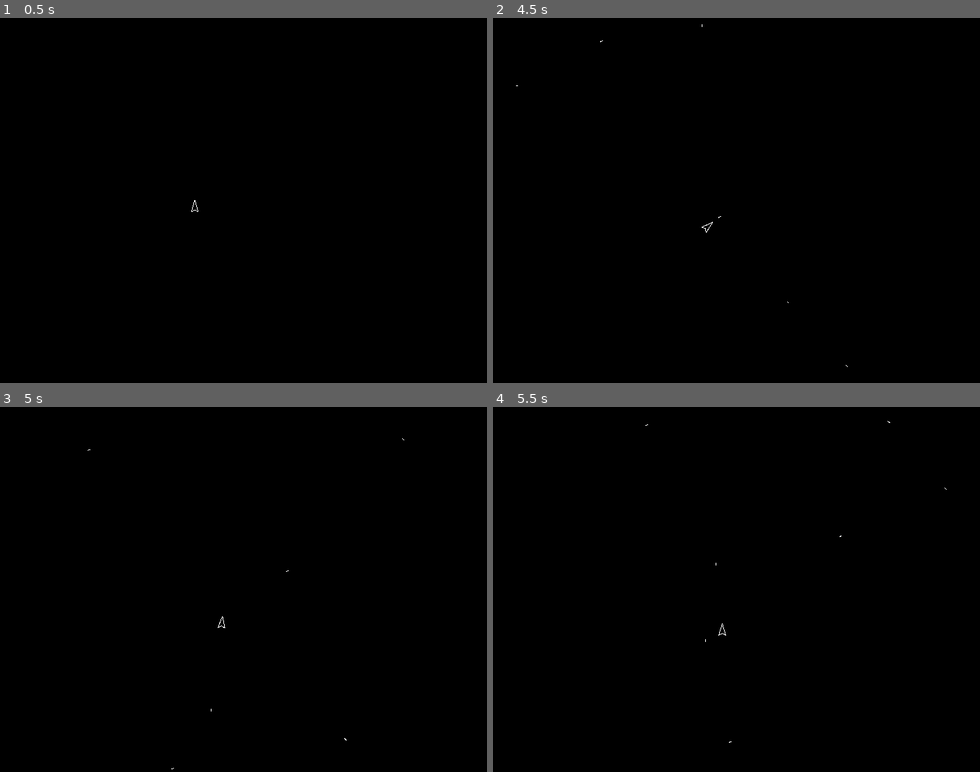
Above: before the commit, frames 1-4 (two rows, left to right).
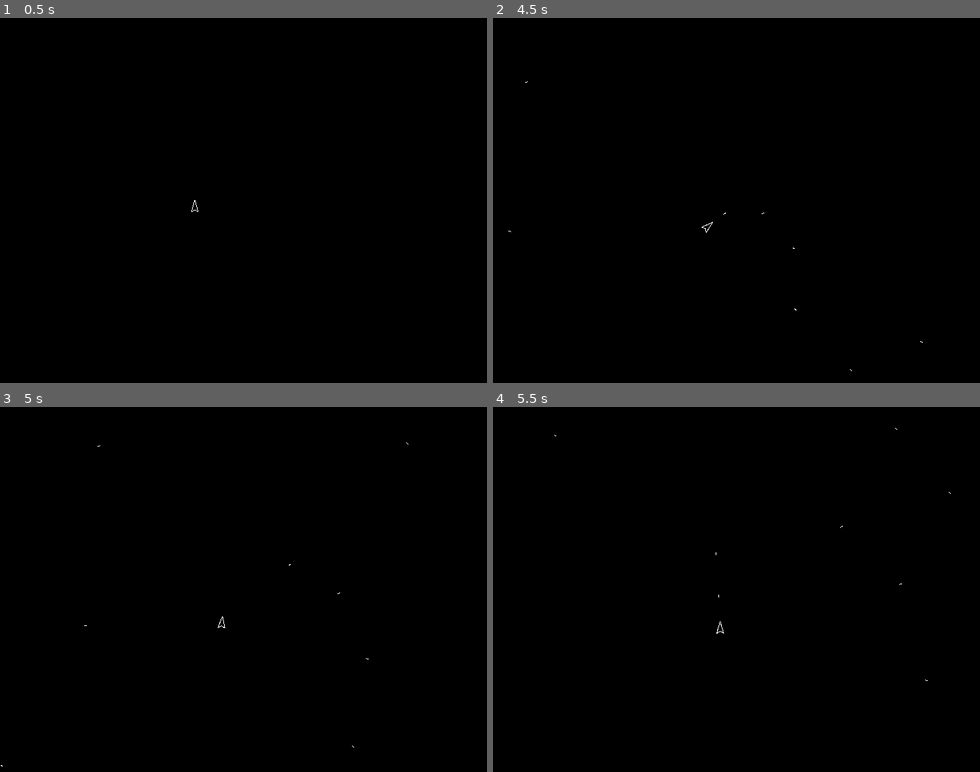
Above: after the commit, the same moments.

Repository: jakemeinershagen/rocky-comets
Game: Godot game, scene res://scenes/world.tscn
Same seed, same stepped clock (60 frames per second), same inputs: the game is played once before the commit and once after it.
Inputs:
- Up to frame 1 (0.5 s): no input
- Up to frame 2 (4.5 s): tap Enter at 0.5, 2 s; hold D (right) 0.53-1.28 s; hold Space (fire) 0.53-1.28 s; hold S (down) 1.28-2.03 s; tap Space (fire) at 1.35, 2.85, 4.35 s; hold D (right) 2.03-2.78 s; hold Space (fire) 2.03-2.78 s; hold W (up) 2.78-3.53 s; hold Space (fire) 3.53-4.28 s; hold A (left) from 3.53 s (still down)
- Up to frame 3 (5 s): keep holding A (left)
- Up to frame 4 (5.5 s): release A (left) at 5.03 s; hold S (down) from 5.03 s (still down); hold Space (fire) from 5.03 s (still down)

Frame 1 is identical in both runs. In frame 2, less than 0.1% of the frame differs, in the area x 3-89%, y 1-97%; in frame 3, less than 0.1%; in frame 4, less than 0.1%, in the area x 12-94%, y 3-92%.

Commit message:
bullets and ship stuff

Diff:
--- a/scenes/bullet.tscn
+++ b/scenes/bullet.tscn
@@ -18,3 +18,10 @@
 
 [node name="CollisionShape2D" type="CollisionShape2D" parent="."]
 shape = SubResource("SegmentShape2D_n5txa")
+
+[node name="Timer" type="Timer" parent="."]
+wait_time = 3.0
+one_shot = true
+autostart = true
+
+[connection signal="timeout" from="Timer" to="." method="_on_timer_timeout"]
--- a/scenes/ship.tscn
+++ b/scenes/ship.tscn
@@ -4,7 +4,7 @@
 [ext_resource type="PackedScene" uid="uid://cenqwecwququd" path="res://scenes/bullet.tscn" id="2_wfvxd"]
 
 [node name="CharacterBody2D" type="CharacterBody2D"]
-collision_mask = 2
+collision_mask = 6
 script = ExtResource("1_hkqyn")
 bullet_scene = ExtResource("2_wfvxd")
 
@@ -15,3 +15,10 @@
 
 [node name="CollisionPolygon2D" type="CollisionPolygon2D" parent="."]
 polygon = PackedVector2Array(-5, 7, 0, -10, 5, 7)
+
+[node name="ShotCooldown" type="Timer" parent="."]
+wait_time = 0.25
+one_shot = true
+
+[node name="BulletSpawnPoint" type="Marker2D" parent="."]
+position = Vector2(0, -15)
--- a/scripts/bullet.gd
+++ b/scripts/bullet.gd
@@ -1,4 +1,5 @@
 extends CharacterBody2D
+class_name Bullet
 
 var SPEED = 200
 var direction = Vector2.RIGHT
@@ -13,3 +14,7 @@
 	position.y = wrapf(position.y, 0, screen_size.y)
 
 	move_and_collide(velocity)
+
+
+func _on_timer_timeout() -> void:
+	queue_free()
--- a/scripts/ship.gd
+++ b/scripts/ship.gd
@@ -7,9 +7,11 @@
 var ROTATION_SPEED = 90
 
 @onready var screen_size = get_viewport_rect().size
+@onready var shot_cooldown = $ShotCooldown
+@onready var bullet_spawn_point = $BulletSpawnPoint
 
 func _process(_delta: float) -> void:
-	if Input.is_action_just_pressed("fire"):
+	if Input.is_action_pressed("fire") and shot_cooldown.is_stopped():
 		fire_bullet()
 
 func _physics_process(delta: float) -> void:
@@ -25,11 +27,21 @@
 	position.x = wrapf(position.x, 0, screen_size.x)
 	position.y = wrapf(position.y, 0, screen_size.y)
 
-	move_and_collide(velocity * delta)
+	if Input.is_action_pressed("down"):
+		velocity -= velocity.normalized() * ACCEL * delta
+
+	var collision = move_and_collide(velocity * delta)
+
+	if collision:
+		var coll_body = collision.get_collider()
+		if coll_body is Bullet:
+			print("ded")
+			coll_body.queue_free()
 
 
 func fire_bullet():
 	var new_bullet = bullet_scene.instantiate()
-	new_bullet.position = position
+	new_bullet.position = bullet_spawn_point.global_position
 	new_bullet.direction = -transform.y
 	get_parent().add_child(new_bullet)
+	shot_cooldown.start()
Not shown, changed: README.md
